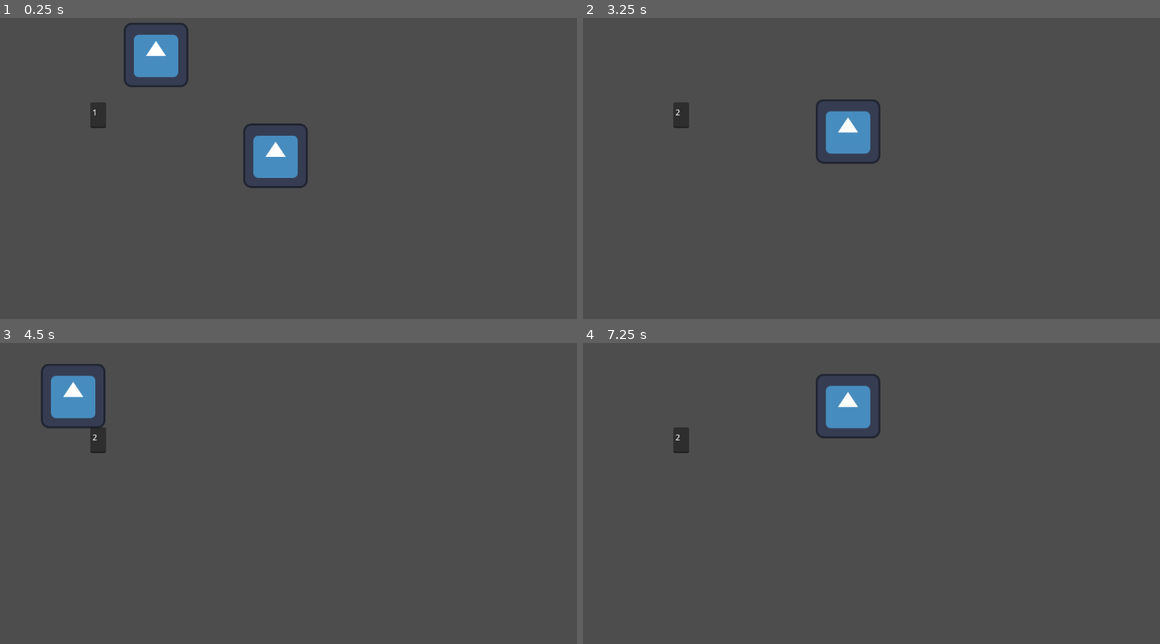
Above: before the commit, frames 1-4 (two rows, left to right).
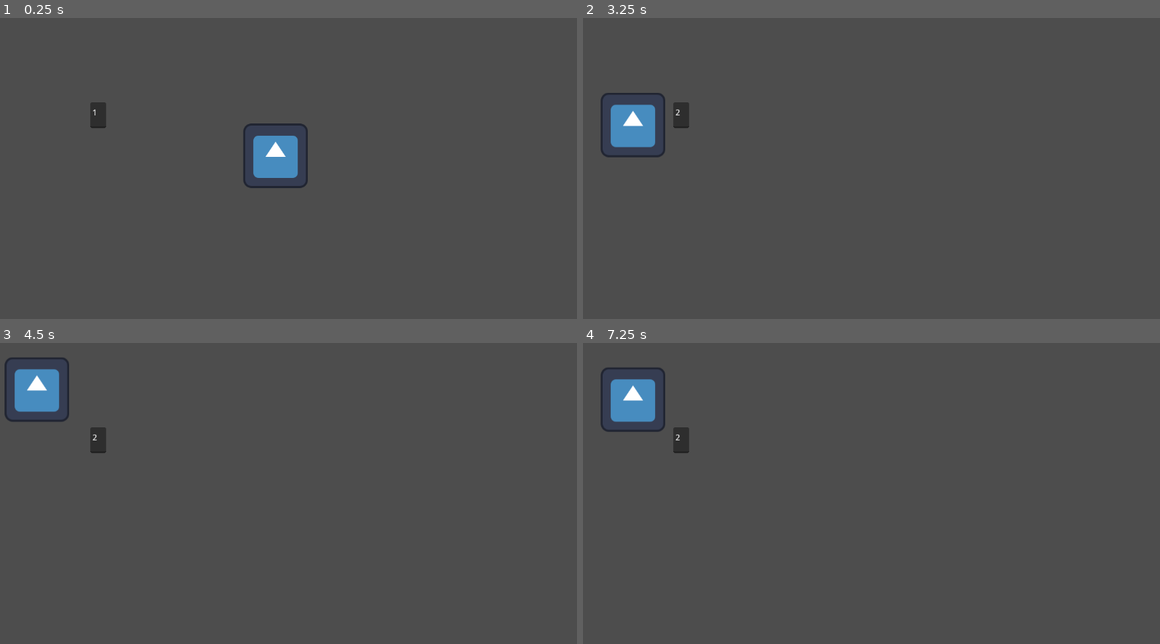
Above: after the commit, the same moments.

Repository: 22ncave/8DIT-Game-Project
Game: Godot game, scene res://scenes/rooms/room_1.tscn
The game is run twice, just before and just after one commit, with the same random seed, the same clock (stepped at 60 frames per second) and the same inputs. The engine's default icon, where the game draws it, is replaced by a stand-in: a white triangle on a blue panel in a dark square.
Inputs:
- Up to frame 1 (0.25 s): no input
- Up to frame 2 (3.25 s): tap Enter at 0.5 s; hold D (right) 0.53-1.28 s; hold S (down) 1.28-2.03 s; hold D (right) 2.03-2.78 s; hold W (up) from 2.78 s (still down)
- Up to frame 3 (4.5 s): release W (up) at 3.53 s; hold A (left) from 3.53 s (still down)
- Up to frame 4 (7.25 s): tap Space at 5 s; release A (left) at 5.03 s; hold S (down) 5.03-5.78 s; hold D (right) 5.78-6.53 s; tap Enter at 6.5 s; hold W (up) from 6.53 s (still down)

The runs differ from the first frame. In frame 1, 1.4% of the frame differs, in the area x 21-33%, y 1-23%; in frame 2, 2.8%, in the area x 3-52%, y 24-49%; in frame 3, 2.3%; in frame 4, 2.8%.
Error before the commit: Invalid assignment of property or key 'process_mode' with value of type 'int' on a base object of type 'null instance'. (res://scripts/level.gd:10)

Commit message:
More work on monster spawning
The monster can now spawn in in any room but his ai only works on room 4. I need to figure out what is causing this.

Diff:
--- a/the-observer/scenes/rooms/room_2.tscn
+++ b/the-observer/scenes/rooms/room_2.tscn
@@ -4,6 +4,7 @@
 [ext_resource type="PackedScene" uid="uid://dqkqblw0t81lj" path="res://scenes/player.tscn" id="1_6a8el"]
 [ext_resource type="PackedScene" uid="uid://bhixvpk506kjs" path="res://scenes/door.tscn" id="3_ar6ir"]
 [ext_resource type="PackedScene" uid="uid://bg7fi3nwqs56j" path="res://scenes/wall.tscn" id="4_0g03g"]
+[ext_resource type="PackedScene" uid="uid://dyesxlc85kkd3" path="res://scenes/monster.tscn" id="5_km8ef"]
 
 [node name="room_2" type="Node2D" unique_id=1176185118]
 script = ExtResource("1_3e1ps")
@@ -33,3 +34,6 @@
 text = "2"
 
 [node name="wall" parent="." unique_id=976235932 instance=ExtResource("4_0g03g")]
+
+[node name="monster" parent="." unique_id=624561388 instance=ExtResource("5_km8ef")]
+position = Vector2(973, 481)
--- a/the-observer/scenes/rooms/room_3.tscn
+++ b/the-observer/scenes/rooms/room_3.tscn
@@ -4,6 +4,7 @@
 [ext_resource type="Script" uid="uid://b3guynd2wrsl4" path="res://scripts/level.gd" id="1_josgj"]
 [ext_resource type="PackedScene" uid="uid://bhixvpk506kjs" path="res://scenes/door.tscn" id="3_g5ssp"]
 [ext_resource type="PackedScene" uid="uid://bg7fi3nwqs56j" path="res://scenes/wall.tscn" id="4_ahsqd"]
+[ext_resource type="PackedScene" uid="uid://dyesxlc85kkd3" path="res://scenes/monster.tscn" id="5_hfp1j"]
 
 [node name="room_3" type="Node2D" unique_id=403007972]
 script = ExtResource("1_josgj")
@@ -27,3 +28,6 @@
 text = "3"
 
 [node name="wall" parent="." unique_id=976235932 instance=ExtResource("4_ahsqd")]
+
+[node name="monster" parent="." unique_id=624561388 instance=ExtResource("5_hfp1j")]
+position = Vector2(1006, 138)
--- a/the-observer/scenes/rooms/room_5.tscn
+++ b/the-observer/scenes/rooms/room_5.tscn
@@ -4,6 +4,7 @@
 [ext_resource type="PackedScene" uid="uid://dqkqblw0t81lj" path="res://scenes/player.tscn" id="1_wq1n7"]
 [ext_resource type="PackedScene" uid="uid://bhixvpk506kjs" path="res://scenes/door.tscn" id="3_qf5d3"]
 [ext_resource type="PackedScene" uid="uid://bg7fi3nwqs56j" path="res://scenes/wall.tscn" id="4_3gq05"]
+[ext_resource type="PackedScene" uid="uid://dyesxlc85kkd3" path="res://scenes/monster.tscn" id="5_p774s"]
 
 [node name="room_5" type="Node2D" unique_id=1338870574]
 script = ExtResource("1_585it")
@@ -44,3 +45,6 @@
 text = "5"
 
 [node name="wall" parent="." unique_id=976235932 instance=ExtResource("4_3gq05")]
+
+[node name="monster" parent="." unique_id=624561388 instance=ExtResource("5_p774s")]
+position = Vector2(1017, 526)
--- a/the-observer/scenes/rooms/room_6.tscn
+++ b/the-observer/scenes/rooms/room_6.tscn
@@ -4,6 +4,7 @@
 [ext_resource type="Script" uid="uid://b3guynd2wrsl4" path="res://scripts/level.gd" id="1_u1063"]
 [ext_resource type="PackedScene" uid="uid://bhixvpk506kjs" path="res://scenes/door.tscn" id="3_wf3jn"]
 [ext_resource type="PackedScene" uid="uid://bg7fi3nwqs56j" path="res://scenes/wall.tscn" id="4_7u5fy"]
+[ext_resource type="PackedScene" uid="uid://dyesxlc85kkd3" path="res://scenes/monster.tscn" id="5_tw5gm"]
 
 [node name="room_6" type="Node2D" unique_id=1375047011]
 script = ExtResource("1_u1063")
@@ -38,3 +39,6 @@
 text = "6"
 
 [node name="wall" parent="." unique_id=976235932 instance=ExtResource("4_7u5fy")]
+
+[node name="monster" parent="." unique_id=624561388 instance=ExtResource("5_tw5gm")]
+position = Vector2(1038, 255)
--- a/the-observer/scenes/rooms/room_7.tscn
+++ b/the-observer/scenes/rooms/room_7.tscn
@@ -4,6 +4,7 @@
 [ext_resource type="Script" uid="uid://b3guynd2wrsl4" path="res://scripts/level.gd" id="1_n8rfd"]
 [ext_resource type="PackedScene" uid="uid://bhixvpk506kjs" path="res://scenes/door.tscn" id="3_wyc6f"]
 [ext_resource type="PackedScene" uid="uid://bg7fi3nwqs56j" path="res://scenes/wall.tscn" id="4_ke6or"]
+[ext_resource type="PackedScene" uid="uid://dyesxlc85kkd3" path="res://scenes/monster.tscn" id="5_erpl1"]
 
 [node name="room_7" type="Node2D" unique_id=1336850897]
 script = ExtResource("1_n8rfd")
@@ -26,3 +27,6 @@
 text = "7"
 
 [node name="wall" parent="." unique_id=976235932 instance=ExtResource("4_ke6or")]
+
+[node name="monster" parent="." unique_id=624561388 instance=ExtResource("5_erpl1")]
+position = Vector2(1027, 175)
--- a/the-observer/scenes/rooms/room_8.tscn
+++ b/the-observer/scenes/rooms/room_8.tscn
@@ -4,6 +4,7 @@
 [ext_resource type="PackedScene" uid="uid://dqkqblw0t81lj" path="res://scenes/player.tscn" id="1_tdltm"]
 [ext_resource type="PackedScene" uid="uid://bhixvpk506kjs" path="res://scenes/door.tscn" id="3_jygfs"]
 [ext_resource type="PackedScene" uid="uid://bg7fi3nwqs56j" path="res://scenes/wall.tscn" id="4_8ndhd"]
+[ext_resource type="PackedScene" uid="uid://dyesxlc85kkd3" path="res://scenes/monster.tscn" id="5_8ctl8"]
 
 [node name="room_8" type="Node2D" unique_id=1000437915]
 script = ExtResource("1_n7o1u")
@@ -32,3 +33,6 @@
 text = "8"
 
 [node name="wall" parent="." unique_id=976235932 instance=ExtResource("4_8ndhd")]
+
+[node name="monster" parent="." unique_id=624561388 instance=ExtResource("5_8ctl8")]
+position = Vector2(126, 548)
--- a/the-observer/scenes/rooms/room_9.tscn
+++ b/the-observer/scenes/rooms/room_9.tscn
@@ -4,6 +4,7 @@
 [ext_resource type="PackedScene" uid="uid://dqkqblw0t81lj" path="res://scenes/player.tscn" id="1_luyxt"]
 [ext_resource type="PackedScene" uid="uid://bhixvpk506kjs" path="res://scenes/door.tscn" id="3_hstmy"]
 [ext_resource type="PackedScene" uid="uid://bg7fi3nwqs56j" path="res://scenes/wall.tscn" id="4_1vxjc"]
+[ext_resource type="PackedScene" uid="uid://dyesxlc85kkd3" path="res://scenes/monster.tscn" id="5_yn26u"]
 
 [node name="room_9" type="Node2D" unique_id=245765173]
 script = ExtResource("1_f8nwv")
@@ -32,3 +33,6 @@
 text = "9"
 
 [node name="wall" parent="." unique_id=976235932 instance=ExtResource("4_1vxjc")]
+
+[node name="monster" parent="." unique_id=624561388 instance=ExtResource("5_yn26u")]
+position = Vector2(1029, 513)
--- a/the-observer/scripts/globals.gd
+++ b/the-observer/scripts/globals.gd
@@ -5,21 +5,24 @@
 var num
 var monster_room
 var monster_working
+var monster_agro = 1
 
-func monster_fix():
-	monster_working = true
+func monster_anger():
+	monster_agro = 3
+	print(monster_agro)
 
 func _physics_process(delta: float) -> void:
 	time_passed += delta
-	if time_passed >= 2.0:
+	if time_passed >= 1.0:
 		num = randi_range(1, 4)
 		num *= 4
+		num *= monster_agro
 		if num >12:
-			monster_room = randi_range(2,4)
-			print("half")
+			monster_room = randi_range(2,9)
+			print(monster_room)
 			if monster_room == Globals.player_room:
 				print("working")
-				monster_fix()
+				monster_working = true
 		time_passed = 0.0
 
 const room_1 = preload("res://scenes/rooms/room_1.tscn")
@@ -44,30 +47,39 @@
 			"room_1":
 				scene_to_load = room_1
 				player_room = 1
+				monster_working = false
 			"room_2":
 				scene_to_load = room_2
 				player_room = 2
+				monster_working = false
 			"room_3":
 				scene_to_load = room_3
 				player_room = 3
+				monster_working = false
 			"room_4":
 				scene_to_load = room_4
 				player_room = 4
+				monster_working = false
 			"room_5":
 				scene_to_load = room_5
 				player_room = 5
+				monster_working = false
 			"room_6":
 				scene_to_load = room_6
 				player_room = 6
+				monster_working = false
 			"room_7":
 				scene_to_load = room_7
 				player_room = 7
+				monster_working = false
 			"room_8":
 				scene_to_load = room_8
 				player_room = 8
+				monster_working = false
 			"room_9":
 				scene_to_load = room_9
 				player_room = 9
+				monster_working = false
 		if scene_to_load != null:
 			spawn_door_tag = position_tag
 			get_tree().call_deferred("change_scene_to_packed",scene_to_load)
--- a/the-observer/scripts/level.gd
+++ b/the-observer/scripts/level.gd
@@ -4,9 +4,11 @@
 func _physics_process(delta: float) -> void:
 
 	if Globals.monster_working == true:
+		$monster.visible = true
 		$monster.process_mode = Node.PROCESS_MODE_INHERIT
 # Called when the node enters the scene tree for the first time.
 func _ready() -> void:
+	$monster.visible = false
 	$monster.process_mode = Node.PROCESS_MODE_DISABLED
 	if Globals.spawn_door_tag != null:
 		_on_level_spawn(Globals.spawn_door_tag)
--- a/the-observer/scripts/monster.gd
+++ b/the-observer/scripts/monster.gd
@@ -34,3 +34,4 @@
 func _on_sight_line_body_entered(body: Node2D) -> void:
 	if body.is_in_group("player"):
 		sees_player = true
+		Globals.monster_anger()
